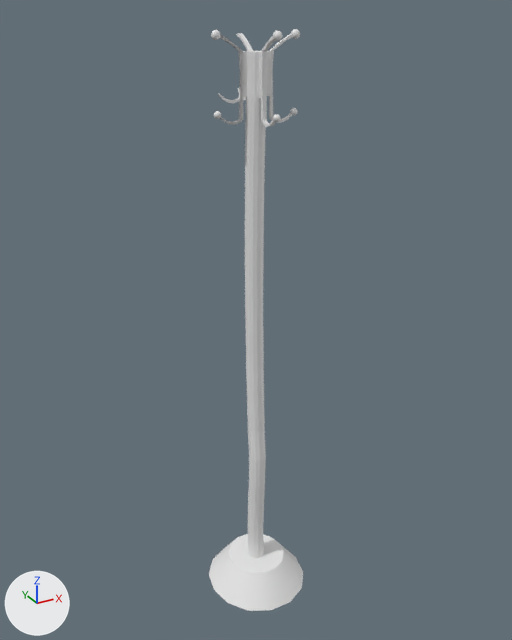
The FBX model TesisDV/Assets/Models/Models/DinnerProps/perchero.fbx, before and after one commit.
Before and after are seen from a 50 mm lens placed at (1.861, -1.959, 1.813), pointed at (2.994, 0.1, 0.783). The axes (+X, +Y, +Z) are drawn at lower left. The lights are the same throughout. Where no turn or scale is listed for an object, it has been applied to the vertices.
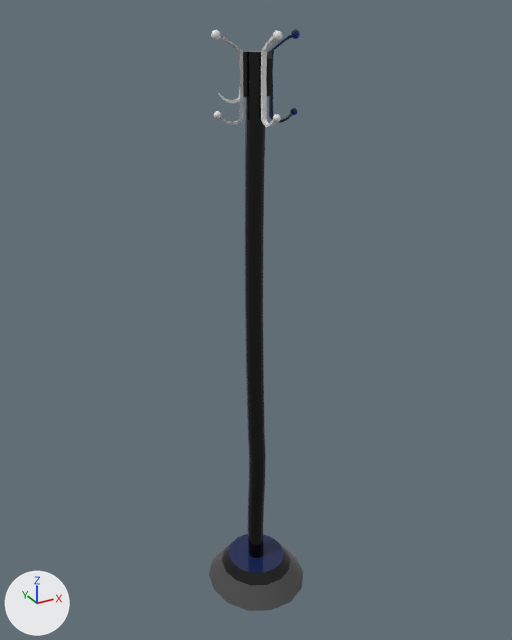
The newer file is also rescaled (x14.03), turned or shifted as a whole; pictures and numbers use the older file's frame.

Edits to the scene script, one JSON object a line:
```json
{"op": "add", "block": "img_trimsheetprops_png", "code": ["img_trimsheetprops_png = load_image('TrimSheetProps.png', '../../Materials/CatProps/TrimSheetProps.png', 1024, 1024, 'sRGB')"]}
{"op": "add", "block": "mat_prop_fireplace_object1_mso", "code": ["mat_prop_fireplace_object1_mso = principled_material('Prop_Fireplace_object1_mso')", "mat_prop_fireplace_object1_mso.texture = img_trimsheetprops_png", "mat_prop_fireplace_object1_mso.roughness = 0.0"]}
{"block": "me_mesh_003", "where": "me_mesh_003.from_pydata(...)  # 192 vertices, 210 faces; spans x 0.041..0.138, y -0.039..-0.002, z 1.843..2.118"}
{"op": "add", "block": "me_mesh_003", "code": "me_mesh_003.materials.append(mat_prop_fireplace_object1_mso)  # picture img_trimsheetprops_png"}
{"block": "me_mesh", "where": "# used by ob_cone001; location = (2.976, 0.066, -0.364)"}
{"op": "remove", "block": "me_mesh", "code": "me_mesh.from_pydata(...)  # 379 vertices, 373 faces; spans x -0.2..0.2, y -0.2..0.2, z 0.0..2.11"}
{"op": "add", "block": "me_mesh", "code": "me_mesh.from_pydata(...)  # 311 vertices, 311 faces; spans x -0.2..0.2, y -0.2..0.2, z 0.0..2.06"}
{"block": "me_mesh", "change": "me_mesh part 1: the loose piece of 68 vertices spanning x -0.01..0.01, y 0.03..0.12, z 1.91..2.11 is deleted"}
{"block": "me_mesh", "change": "me_mesh part 2: 311 faces spanning x -0.2..0.2, y -0.2..0.2, z 0.0..2.06 switch from no material to mat_prop_fireplace_object1_mso (picture img_trimsheetprops_png)"}
```

Where the change shows, as pixel boxes (x1, y1, x2, y2) in the pictures (512 x 640 px):
```json
{"object": "Cone001", "change": "reshaped", "before": [209, 33, 303, 611], "after": [209, 51, 303, 611]}
{"object": "Object003", "change": "recoloured", "before": [269, 29, 300, 123], "after": [269, 29, 300, 123], "on screen": "grey to blue"}
{"part": 1, "of": "me_mesh", "change": "deleted", "before": [236, 33, 253, 100]}
{"part": 2, "of": "me_mesh", "change": "recoloured", "before": [209, 51, 303, 611], "after": [209, 51, 303, 611], "on screen": "white to black"}
```
